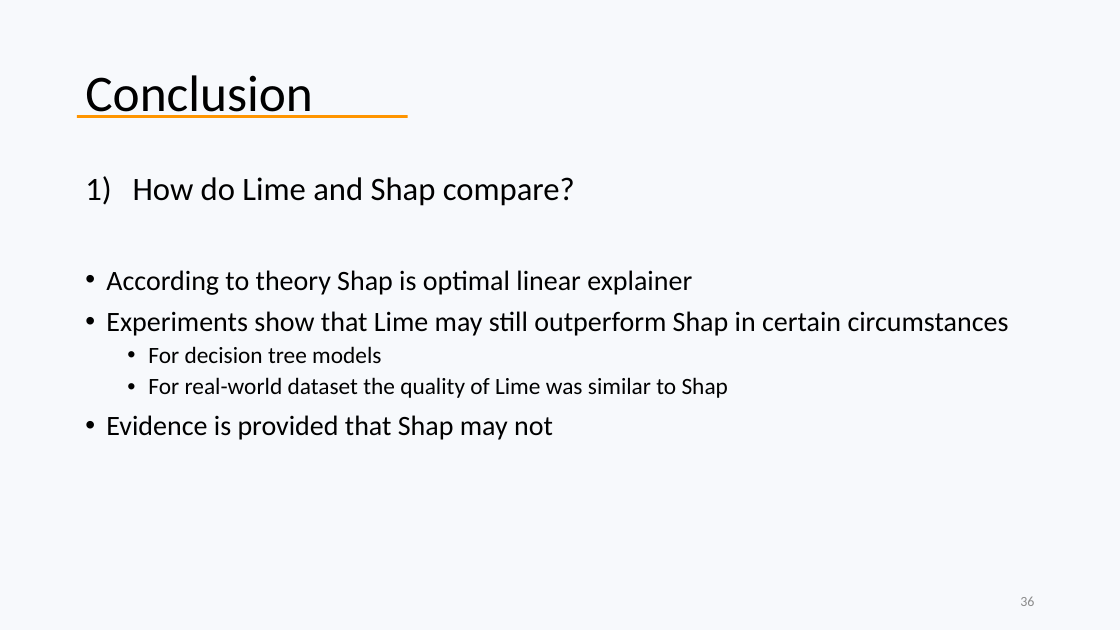
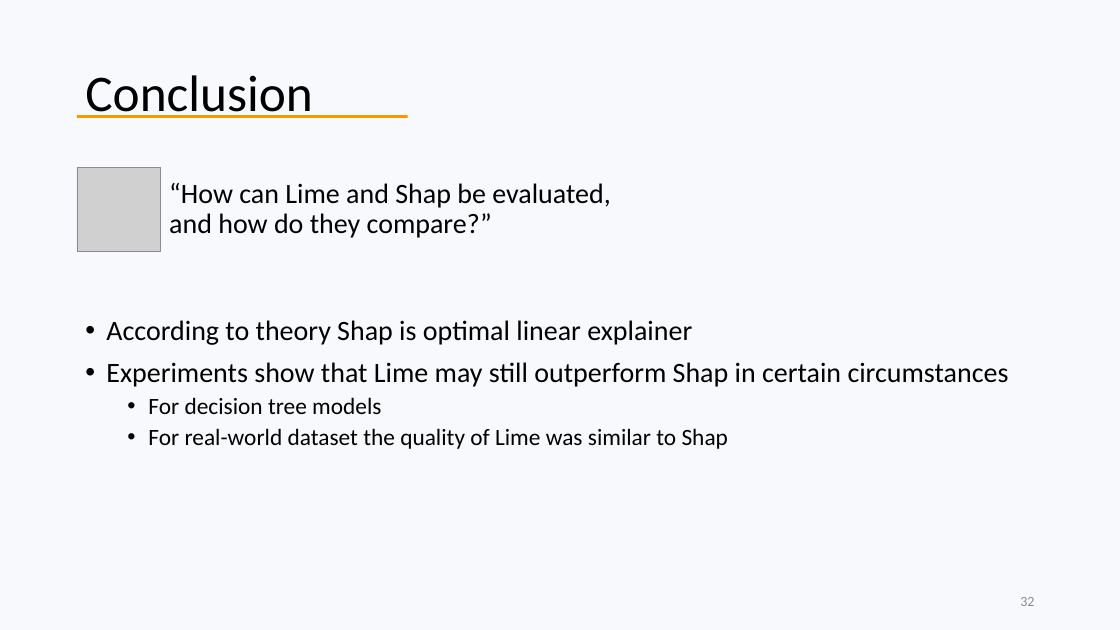
Before and after one commit to marnixm/lime_experiments, a slide deck: slide 32 of _Presentation/Thesis Marnix Maas (2020) - An assessment of black box model explainers.pptx (slide 36 before the commit). Drawn at 1120x630 pixels with LibreOffice and Linux fonts; fonts in the diff are those of the drawing; grey boxes stand for pictures; background and template pictures are left out. Boxes give left, top, right and bottom in pixels: in the first picture for what was removed or moved away, otherwise in the second. Text is boxed around its words. In the diff, an @@ line names an element or a change of style, - is before the commit and + after.

```diff
--- a/_Presentation/Thesis Marnix Maas (2020) - An assessment of black box model explainers.pptx
+++ b/_Presentation/Thesis Marnix Maas (2020) - An assessment of black box model explainers.pptx
@@ picture added at (x1=77, y1=168, x2=161, y2=252) @@
@@ text at (x1=133, y1=177, x2=575, y2=206): paragraph removed @@
-1) How do Lime and Shap compare?
@@ text added at (x1=169, y1=183, x2=610, y2=238), 24 pt, text #000000 @@
+“How can Lime and Shap be evaluated, and how do they compare?”
@@ text at (x1=106, y1=415, x2=553, y2=440): paragraph removed @@
-• Evidence is provided that Shap may not
@@ page number at (x1=1020, y1=597, x2=1034, y2=606): text changed @@
-36
+32
```
Also in this commit, not shown: 18 other slides changed, 2 slides added, 9 slides removed, 10 other files.
